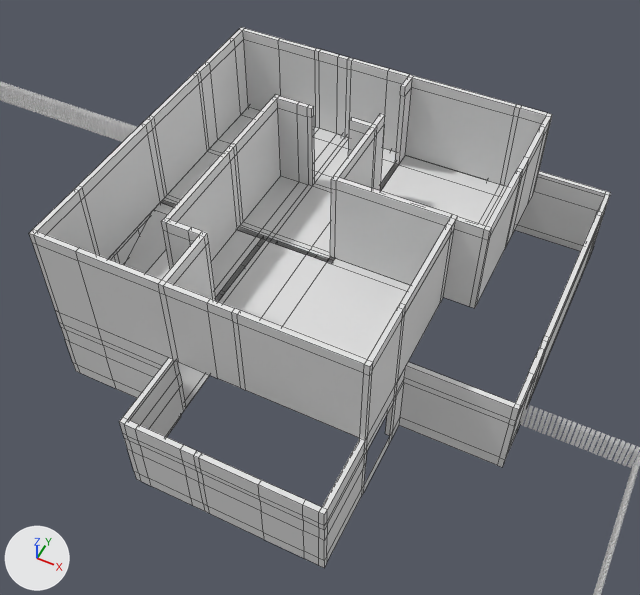
A saved change to the Blender file UnityFile/Assets/03_Models/m_building.blend.
Camera for both pictures: a 50 mm lens placed at (36.2, -148.9, 142.0), pointed at (-15.3, -46.0, 13.4). The axes (+X, +Y, +Z) are drawn at lower left. The lights are the same throughout. Mesh edges are drawn as thin lines on the coarser meshes.

Script lines for the objects in view, before the commit:
```python
me_cube_001 = bpy.data.meshes.new('Cube.001')
me_cube_001.from_pydata(...)  # 700 vertices, 638 faces; spans x -19.3..9.3, y -86.5..8.1, z -10.7..68.4
me_cube_003 = bpy.data.meshes.new('Cube.003')
me_cube_003.from_pydata(...)  # 20 vertices, 18 faces; spans x -28.6..1.0, y -5.4..27.6, z -17.8..36.0
me_cube_004 = bpy.data.meshes.new('Cube.004')
me_cube_004.from_pydata(...)  # 146 vertices, 103 faces; spans x -18.9..9.0, y -85.5..7.1, z 1.0
me_cube_005 = bpy.data.meshes.new('Cube.005')
me_cube_005.from_pydata(...)  # 438 vertices, 406 faces; spans x -19.3..4.4, y -71.3..1.0, z 68.4..152.9
ob_firstfloor_floor = bpy.data.objects.new('FirstFloor Floor', me_cube_004)
ob_firstfloor_floor.location = (0.0, -2.1, 0.0)
ob_firstfloor_floor.scale = (2.96, 1.0, 0.238)
ob_firstfloor_floor.hide_viewport = True
ob_firstfloor_walls = bpy.data.objects.new('FirstFloor_Walls', me_cube_001)
ob_firstfloor_walls.location = (0.0, -2.1, 0.0)
ob_firstfloor_walls.scale = (2.96, 1.0, 0.238)
ob_secondfloor_walls = bpy.data.objects.new('SecondFloor Walls', me_cube_005)
ob_secondfloor_walls.location = (0.0, -2.1, 0.0)
ob_secondfloor_walls.scale = (2.96, 1.0, 0.238)
ob_staircase = bpy.data.objects.new('Staircase', me_cube_003)
ob_staircase.location = (-31.9, -66.9, 0.3)
ob_staircase.rotation_euler = (0.0, 0.436, 0.0)  # degrees (0, 25, 0)
ob_staircase.scale = (1.0, 1.0, 0.22)
# also in view: 'Fence' at (-41.9, -76.7, 2.7)
```
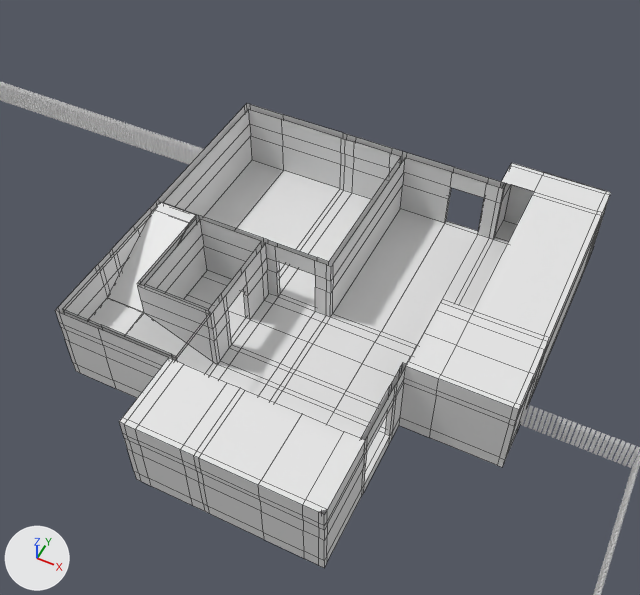
Boxes (x1, y1, x2, y2) around the edits, measured in the pictures (640 x 595 px):
'SecondFloor Walls', hidden: before (29, 27, 552, 440)
'FirstFloor_Walls', reshaped: before (55, 164, 611, 568); after (55, 104, 611, 568)
'FirstFloor Floor', shown: after (184, 160, 517, 484)
part 1 of me_cube_005, deleted: before (146, 107, 507, 359)
part 2 of me_cube_005, built on: before (312, 86, 405, 117)
part 3 of me_cube_001, cut back: before (109, 164, 609, 515); after (63, 163, 609, 512)
'Staircase', unchanged, uncovered by the edit: before (125, 203, 210, 405); after (89, 203, 216, 374)

The change in detail:
me_cube_005 is used by ob_secondfloor_walls; location (0.0, -2.1, 0.0); scale (2.96, 1.0, 0.238).
me_cube_005 had 438 vertices, 406 faces and spanned x -19.3..4.4, y -71.3..1.0, z 68.4..152.9.
me_cube_005 now has 390 vertices, 329 faces and spans x -19.3..4.4, y -71.3..1.0, z 68.4..152.9.
Part 1, on me_cube_005:
48 vertices are removed from x -16.0..2.3, y -58.7..-3.6, z 68.4.
81 faces are deleted.
Part 2, on me_cube_005:
4 faces are deleted.
8 new faces join them.
me_cube_001 is used by ob_firstfloor_walls; location (0.0, -2.1, 0.0); scale (2.96, 1.0, 0.238).
me_cube_001 had 700 vertices, 638 faces and spanned x -19.3..9.3, y -86.5..8.1, z -10.7..68.4.
me_cube_001 now has 686 vertices, 557 faces and spans x -19.3..9.3, y -86.5..8.1, z -10.7..68.4.
Part 3, on me_cube_001:
58 vertices are removed from x -18.9..2.3, y -85.5..7.1, z 68.4.
138 faces are deleted.
12 vertices in x 9.3, y -37.3..1.0, z 5.0..57.5 move by (0.0, 0.0, -4.0).
4 vertices in x 9.3, y -37.3..1.0, z -6.6 move by (0.0, 0.0, -4.1).
3 vertices in x -15.9..-10.4, y -58.7..-57.7, z 68.4 move by (0.0, 0.0, -0.1).
4 vertices are added at (2.3, -36.3, 68.4), (2.3, -37.3, 68.4), (2.3, -39.4, 68.4), (2.3, -45.5, 68.4).
14 new vertices lie (-4.6, 0.0, 0.0) away from vertices in x 9.0, y -54.0..8.1, z -10.7..68.4.
12 new vertices lie (0.0, 0.0, 3.2) away from vertices in x -18.9..-10.4, y -70.3..-37.3, z 65.1.
8 new vertices lie (-4.8, 0.0, 0.0) away from vertices in x -10.8, y -57.7..-37.3, z 1.0..65.1.
6 new vertices lie (0.0, 14.2, 0.0) away from vertices in x -9.7..1.0, y -85.5, z 68.4.
57 new faces join them.
Object 'SecondFloor Walls' (ob_secondfloor_walls) is now hidden.
Object 'FirstFloor Floor' (ob_firstfloor_floor) is now shown.
